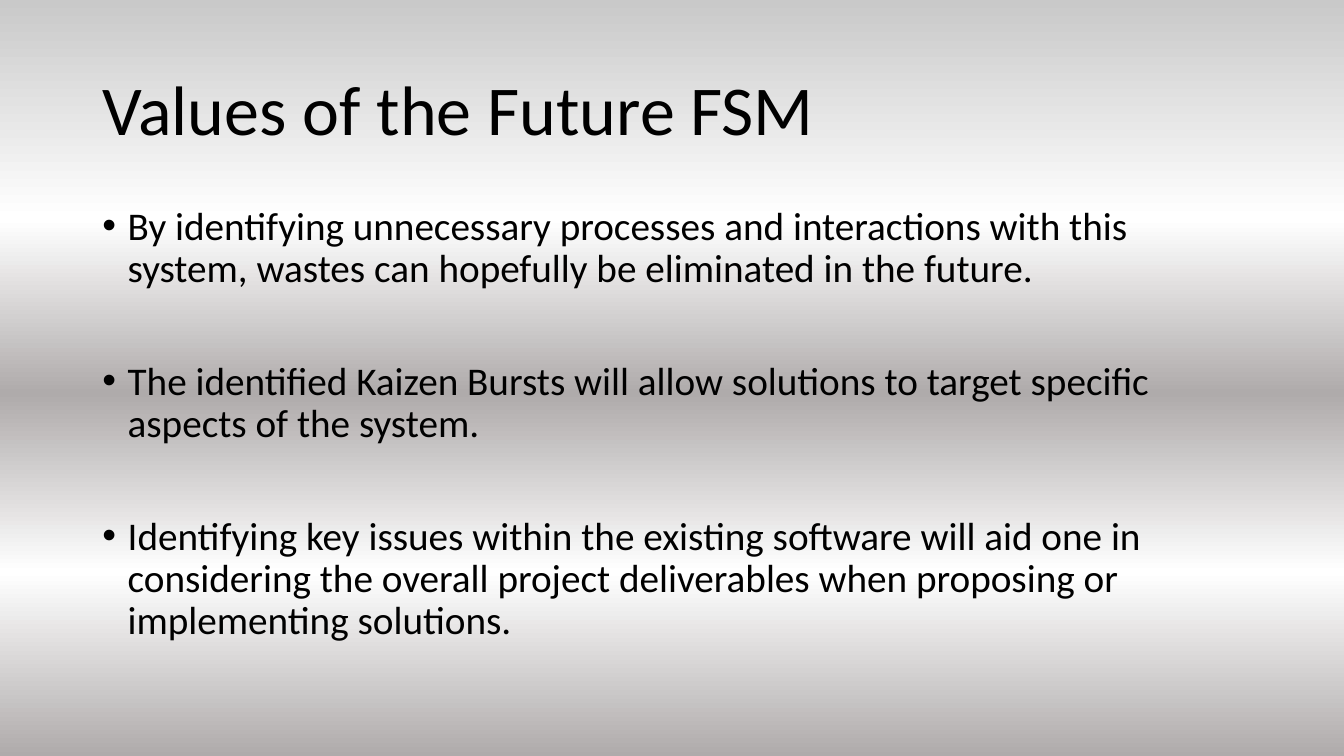
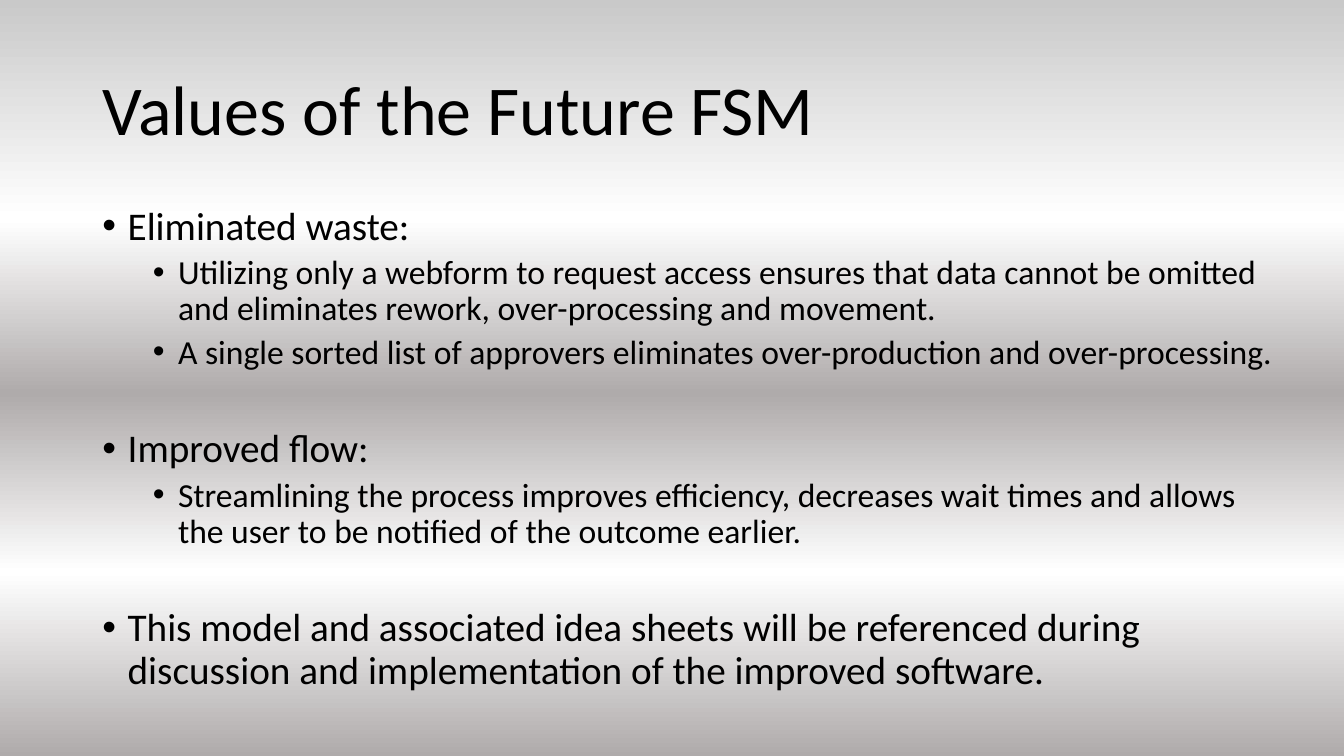
Before and after one commit to TristanHeisler/Team-Dancing-To-Zebras, a slide deck: slide 8 of Milestone 2/Milestone 2.pptx. Drawn at 1344x756 pixels with LibreOffice and Linux fonts; fonts in the diff are those of the drawing. Boxes give left, top, right and bottom in pixels: in the first picture for what was removed or moved away, otherwise in the second. Text is boxed around its words. In the diff, an @@ line names an element or a change of style, - is before the commit and + after.

```diff
--- a/Milestone 2/Milestone 2.pptx
+++ b/Milestone 2/Milestone 2.pptx
@@ text at <box>128,212,1271,691</box>: text changed; size 28 to 24 pt @@
-• By identifying unnecessary processes and interactions with this system, wastes can hopefully be eliminated in the future.
-• The identified Kaizen Bursts will allow solutions to target specific aspects of the system.
-• Identifying key issues within the existing software will aid one in considering the overall project deliverables when proposing or implementing solutions.
+• Eliminated waste:
+  • Utilizing only a webform to request access ensures that data cannot be omitted and eliminates rework, over-processing and movement.
+  • A single sorted list of approvers eliminates over-production and over-processing.
+• Improved flow:
+  • Streamlining the process improves efficiency, decreases wait times and allows the user to be notified of the outcome earlier.
+• This model and associated idea sheets will be referenced during discussion and implementation of the improved software.
```
Also in this commit, not shown: 1 other slide changed, 5 slides added, 5 slides removed, 1 other file.
